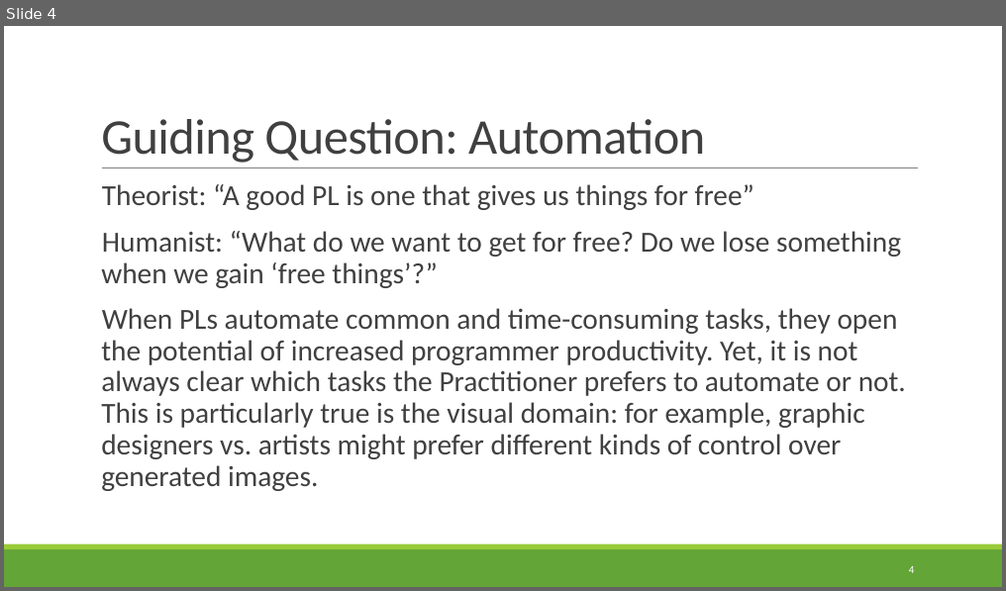
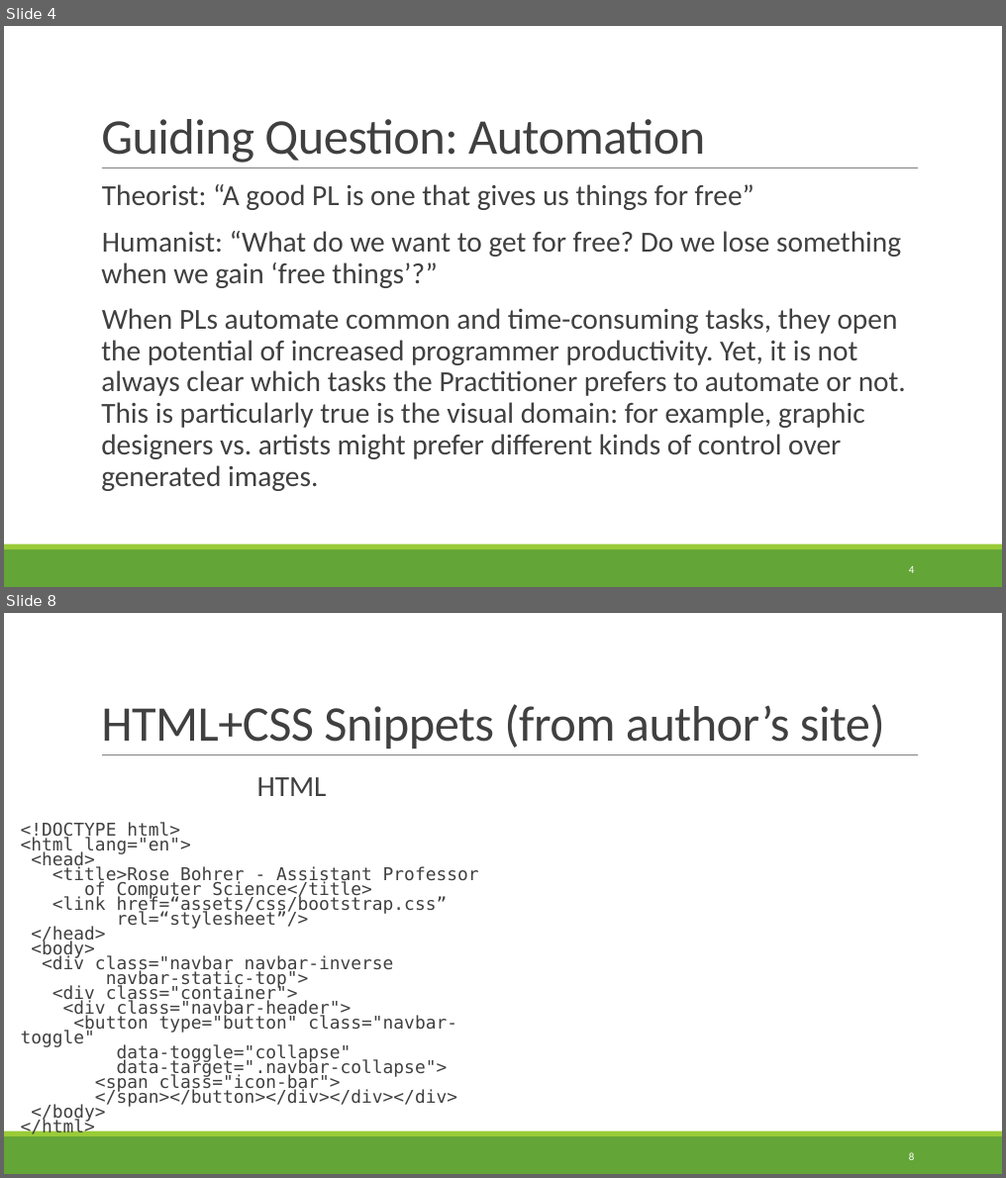
Before and after one commit to rbohrer/pl-course, a slide deck: LectureSlides/99Diagrams.pptx. Shown one above the other, each under a label of ours: slide 4 before the commit, slides 4 and 8 after it; the slides between them are not shown. The pictures are 1006x591 and 1006x1178 pixels, drawn with LibreOffice and Linux fonts; fonts in the diff are those of the drawing. Boxes give left, top, right and bottom in pixels: in the first picture for what was removed or moved away, otherwise in the second. Text is boxed around its words. In the diff, an @@ line names an element or a change of style, - is before the commit and + after.

```diff
--- a/LectureSlides/99Diagrams.pptx
+++ b/LectureSlides/99Diagrams.pptx
@@ slide 8 added at <box>4,613,1002,1174</box>, background #FFFFFF; not listed: 3 template elements that a slide beside it also shows @@
@@ title added at <box>101,704,885,749</box>, 48 pt, text #404040 @@
+HTML+CSS Snippets (from author’s site)
@@ text added at <box>257,777,327,796</box>, 28 pt, text #404040 @@
+  HTML
@@ text added at <box>21,822,479,1138</box>, 17 pt, text #404040 @@
+  <!DOCTYPE html>
+  <html lang="en">
+  <head>
+  <title>Rose Bohrer - Assistant Professor
+  of Computer Science</title>
+  <link href=“assets/css/bootstrap.css”
+  rel=“stylesheet”/>
+  </head>
+  <body>
+  <div class="navbar navbar-inverse
+  navbar-static-top">
+  <div class="container">
+  <div class="navbar-header">
+  <button type="button" class="navbar-toggle"
+  data-toggle="collapse"
+  data-target=".navbar-collapse">
+  <span class="icon-bar">
+  </span></button></div></div></div>
+  </body>
+  </html>
@@ page number added at <box>909,1153,915,1160</box>, 10.5 pt, text #FFFFFF @@
+8
```
Also in this commit, not shown: 8 slides changed, 20 other slides added, 9 slides removed.
